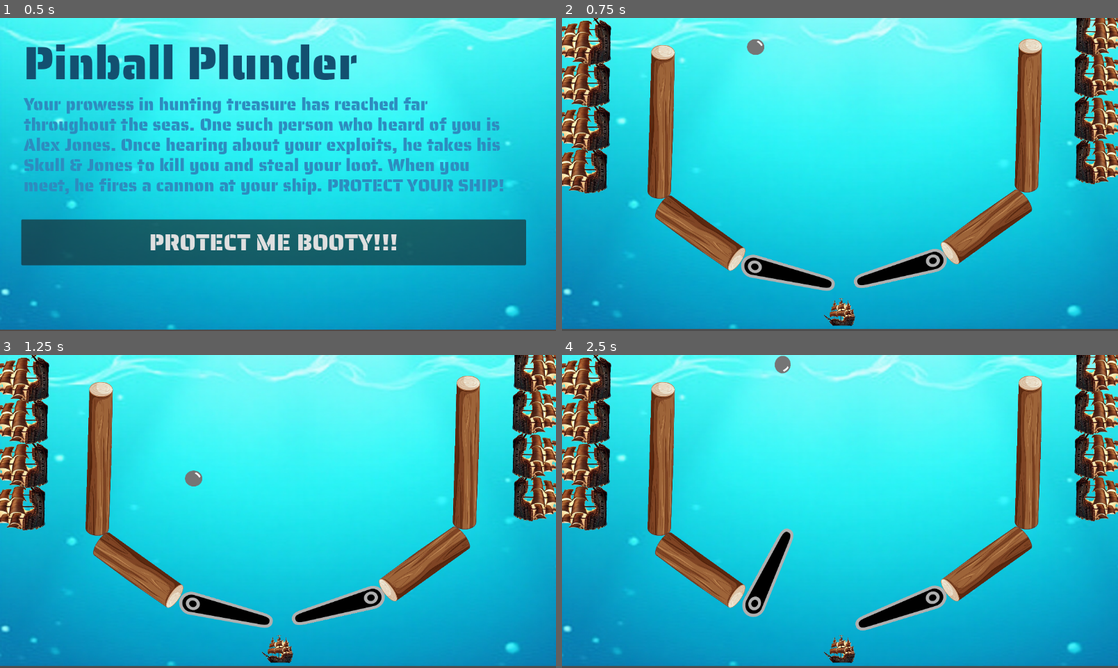
Above: before the commit, frames 1-4 (two rows, left to right).
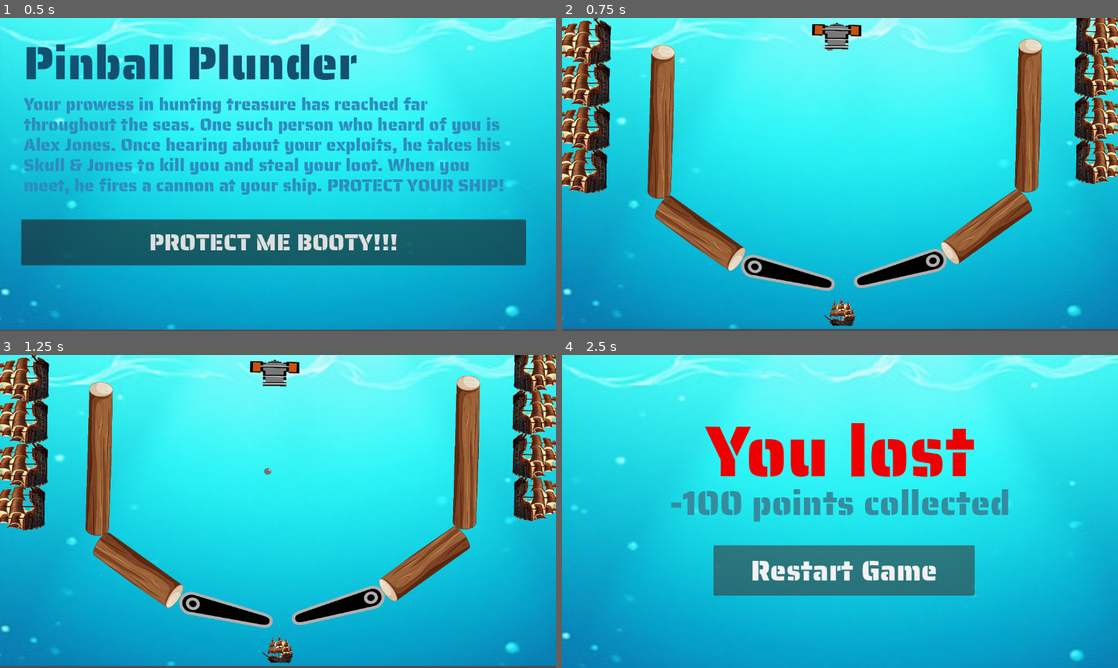
Above: after the commit, the same moments.

Repository: amodhakal/pinball-plunder
Game: Godot game, scene res://scenes/Title.tscn
Two runs of this game, one before a commit and one after it. Both use one fixed random seed, a clock stepped at 60 frames per second and the inputs below.
Inputs:
- Up to frame 1 (0.5 s): no input
- Up to frame 2 (0.75 s): click "PROTECT ME BOOTY!!!" at 0.5 s
- Up to frame 3 (1.25 s): no input
- Up to frame 4 (2.5 s): hold D (flip_right) 1.28-2.03 s; hold A (flip_left) from 2.03 s (still down)

Frame 1 is identical in both runs. In frame 2, 0.6% of the frame differs, in the area x 33-54%, y 1-12%; in frame 3, 0.7%; in frame 4, 31%, in the area x 0-100%, y 0-100%.

Commit message:
Fixed bugs and added autohiding cannons

Diff:
--- a/scenes/Game.tscn
+++ b/scenes/Game.tscn
@@ -6,6 +6,7 @@
 [ext_resource type="Texture2D" uid="uid://bs67gss42v31x" path="res://assets/ball.png" id="5_4nvdx"]
 [ext_resource type="Script" path="res://scripts/right_flipper.gd" id="5_ds74c"]
 [ext_resource type="Texture2D" uid="uid://dchbodow31k6x" path="res://assets/ship.png" id="6_11a6p"]
+[ext_resource type="Texture2D" uid="uid://dg2dg4a88kmga" path="res://assets/cannon.png" id="8_3cfb1"]
 [ext_resource type="Script" path="res://scripts/left_flipper.gd" id="8_ifxht"]
 [ext_resource type="Texture2D" uid="uid://dou8vkm6u1mno" path="res://assets/log.png" id="9_5ktfj"]
 
@@ -41,36 +42,46 @@
 "
 
 [sub_resource type="CircleShape2D" id="CircleShape2D_gfh5p"]
-radius = 18.0
+radius = 7.0
 
 [sub_resource type="RectangleShape2D" id="RectangleShape2D_alcxu"]
-size = Vector2(254.045, 25.962)
-
-[sub_resource type="RectangleShape2D" id="RectangleShape2D_52cix"]
-size = Vector2(2043.55, 517.199)
-
-[sub_resource type="SegmentShape2D" id="SegmentShape2D_apihw"]
-a = Vector2(-872.672, -1268.32)
-b = Vector2(-925.318, 2447.82)
-
-[sub_resource type="SegmentShape2D" id="SegmentShape2D_m7vtm"]
-a = Vector2(-10, 308)
-b = Vector2(155, 420)
+size = Vector2(270.091, 25.962)
+
+[sub_resource type="SegmentShape2D" id="SegmentShape2D_4w4xu"]
+a = Vector2(-738.49, 294.558)
+b = Vector2(742.691, 267.761)
+
+[sub_resource type="SegmentShape2D" id="SegmentShape2D_kqbgs"]
+a = Vector2(569.804, 176.591)
+b = Vector2(-1005.9, 182.842)
+
+[sub_resource type="RectangleShape2D" id="RectangleShape2D_7re64"]
+size = Vector2(209.12, 54.8504)
 
 [sub_resource type="SegmentShape2D" id="SegmentShape2D_hmtb6"]
-a = Vector2(-1, -14)
-b = Vector2(-9, 309)
-
-[sub_resource type="SegmentShape2D" id="SegmentShape2D_huq7n"]
-a = Vector2(779, 229)
-b = Vector2(612, 347)
+a = Vector2(25.8662, -6.5527)
+b = Vector2(-280.15, -4.03076)
 
 [sub_resource type="SegmentShape2D" id="SegmentShape2D_hihjl"]
-a = Vector2(945, 355)
-b = Vector2(951, 40)
-
-[sub_resource type="RectangleShape2D" id="RectangleShape2D_x0tto"]
-size = Vector2(1184.5, 82)
+a = Vector2(-137.994, 2.38458)
+b = Vector2(166.043, -1.27527)
+
+[sub_resource type="SegmentShape2D" id="SegmentShape2D_6r8y0"]
+a = Vector2(20, 6)
+b = Vector2(40, 9)
+
+[sub_resource type="RectangleShape2D" id="RectangleShape2D_g6nhc"]
+size = Vector2(201.034, 20.9716)
+
+[sub_resource type="SegmentShape2D" id="SegmentShape2D_5nbi7"]
+a = Vector2(915, 68)
+b = Vector2(890, 76)
+
+[sub_resource type="WorldBoundaryShape2D" id="WorldBoundaryShape2D_hwdo5"]
+
+[sub_resource type="WorldBoundaryShape2D" id="WorldBoundaryShape2D_0bb64"]
+normal = Vector2(0, 1)
+distance = -77.0
 
 [node name="Game" type="Node2D"]
 script = ExtResource("1_shevl")
@@ -81,15 +92,22 @@
 texture = ExtResource("1_s0mc2")
 
 [node name="BallPhysics" type="RigidBody2D" parent="."]
+position = Vector2(-75, 5)
+disable_mode = 2
+mass = 0.5
+can_sleep = false
+linear_damp_mode = 1
+linear_damp = 0.5
 script = SubResource("GDScript_qwqy3")
+speed = 20.0
 
 [node name="CollisionShape2D" type="CollisionShape2D" parent="BallPhysics"]
-position = Vector2(397, 32)
+position = Vector2(629.5, 43.8607)
 shape = SubResource("CircleShape2D_gfh5p")
 
 [node name="Ball" type="Sprite2D" parent="BallPhysics"]
-position = Vector2(396, 32)
-scale = Vector2(0.473684, 0.433307)
+position = Vector2(629.5, 43.8607)
+scale = Vector2(0.197369, 0.180545)
 texture = ExtResource("5_4nvdx")
 
 [node name="LeftFlipper" type="RigidBody2D" parent="."]
@@ -108,7 +126,7 @@
 texture = ExtResource("2_vbjh6")
 
 [node name="CollisionShape2D" type="CollisionShape2D" parent="LeftFlipper"]
-position = Vector2(107.288, 16.4662)
+position = Vector2(111.819, 17.7906)
 rotation = -2.85722
 scale = Vector2(0.727046, 1.13661)
 shape = SubResource("RectangleShape2D_alcxu")
@@ -141,7 +159,7 @@
 texture = ExtResource("2_vbjh6")
 
 [node name="CollisionShape2D" type="CollisionShape2D" parent="RightFlipper"]
-position = Vector2(698, 514)
+position = Vector2(695.949, 514.363)
 rotation = 2.80878
 scale = Vector2(0.727046, 0.75775)
 shape = SubResource("RectangleShape2D_alcxu")
@@ -151,10 +169,6 @@
 rotation = 1.58606
 scale = Vector2(0.223434, 0.225851)
 
-[node name="CollisionShape2D" type="CollisionShape2D" parent="RightShips"]
-position = Vector2(0.726807, 9.2583)
-shape = SubResource("RectangleShape2D_52cix")
-
 [node name="Ship2" type="Sprite2D" parent="RightShips"]
 position = Vector2(394.249, -16.5444)
 texture = ExtResource("6_11a6p")
@@ -174,16 +188,17 @@
 [node name="Ship6" type="Sprite2D" parent="RightShips"]
 position = Vector2(-796.768, -1.25031)
 texture = ExtResource("6_11a6p")
+
+[node name="CollisionShape2D" type="CollisionShape2D" parent="RightShips"]
+position = Vector2(-162.742, -103.82)
+shape = SubResource("SegmentShape2D_4w4xu")
+one_way_collision_margin = 128.0
 
 [node name="LeftShips" type="StaticBody2D" parent="."]
 position = Vector2(42, 221)
 rotation = 1.58606
 scale = Vector2(0.223434, -0.260198)
 
-[node name="CollisionShape2D" type="CollisionShape2D" parent="LeftShips"]
-position = Vector2(0.726807, 9.2583)
-shape = SubResource("RectangleShape2D_52cix")
-
 [node name="Ship2" type="Sprite2D" parent="LeftShips"]
 position = Vector2(394.249, -16.5444)
 texture = ExtResource("6_11a6p")
@@ -204,14 +219,16 @@
 position = Vector2(-796.768, -1.25031)
 texture = ExtResource("6_11a6p")
 
-[node name="TopWall" type="StaticBody2D" parent="."]
-position = Vector2(42, 221)
-rotation = 1.58606
-scale = Vector2(0.223434, -0.260198)
-
-[node name="CollisionShape2D" type="CollisionShape2D" parent="TopWall"]
-position = Vector2(-147.474, 1497.1)
-shape = SubResource("SegmentShape2D_apihw")
+[node name="CollisionShape2D" type="CollisionShape2D" parent="LeftShips"]
+position = Vector2(17.6954, 11.7629)
+shape = SubResource("SegmentShape2D_kqbgs")
+one_way_collision_margin = 128.0
+
+[node name="Cannon" type="Sprite2D" parent="."]
+position = Vector2(569, 37)
+rotation = 0.0152637
+scale = Vector2(0.53525, -0.210176)
+texture = ExtResource("8_3cfb1")
 
 [node name="Logs" type="StaticBody2D" parent="."]
 
@@ -242,29 +259,52 @@
 texture = ExtResource("9_5ktfj")
 
 [node name="CollisionShape2D2" type="CollisionShape2D" parent="Logs"]
-position = Vector2(228, 66)
-shape = SubResource("SegmentShape2D_m7vtm")
+position = Vector2(286.158, 447.283)
+rotation = 0.621996
+shape = SubResource("RectangleShape2D_7re64")
+one_way_collision_margin = 128.0
 
 [node name="CollisionShape2D" type="CollisionShape2D" parent="Logs"]
-position = Vector2(227, 65)
+position = Vector2(233, 87)
+rotation = -1.54948
 shape = SubResource("SegmentShape2D_hmtb6")
 
+[node name="CollisionShape2D4" type="CollisionShape2D" parent="Logs"]
+position = Vector2(948, 189)
+rotation = 1.60257
+shape = SubResource("SegmentShape2D_hihjl")
+
+[node name="CollisionShape2D5" type="CollisionShape2D" parent="Logs"]
+position = Vector2(187, 50)
+shape = SubResource("SegmentShape2D_6r8y0")
+
 [node name="CollisionShape2D3" type="CollisionShape2D" parent="Logs"]
-position = Vector2(168, 125)
-shape = SubResource("SegmentShape2D_huq7n")
-
-[node name="CollisionShape2D4" type="CollisionShape2D" parent="Logs"]
-shape = SubResource("SegmentShape2D_hihjl")
+position = Vector2(866.714, 420.796)
+rotation = -0.621337
+shape = SubResource("RectangleShape2D_g6nhc")
+
+[node name="CollisionShape2D6" type="CollisionShape2D" parent="Logs"]
+position = Vector2(26, -167)
+shape = SubResource("SegmentShape2D_5nbi7")
 
 [node name="Area2D" type="Area2D" parent="."]
 
 [node name="CollisionShape2D" type="CollisionShape2D" parent="Area2D"]
-position = Vector2(579.25, 616)
-shape = SubResource("RectangleShape2D_x0tto")
+position = Vector2(585, 576)
+shape = SubResource("WorldBoundaryShape2D_hwdo5")
+one_way_collision_margin = 128.0
 
 [node name="Ship" type="Sprite2D" parent="Area2D"]
 position = Vector2(576, 612)
 scale = Vector2(0.128402, 0.116188)
 texture = ExtResource("6_11a6p")
 
+[node name="TopWall" type="StaticBody2D" parent="."]
+
+[node name="CollisionShape2D" type="CollisionShape2D" parent="TopWall"]
+position = Vector2(571, 84)
+shape = SubResource("WorldBoundaryShape2D_0bb64")
+one_way_collision = true
+one_way_collision_margin = 128.0
+
 [connection signal="body_entered" from="Area2D" to="." method="_on_area_2d_body_entered"]
Not shown: 1 places in scenes/Game.tscn that only renumber resources
